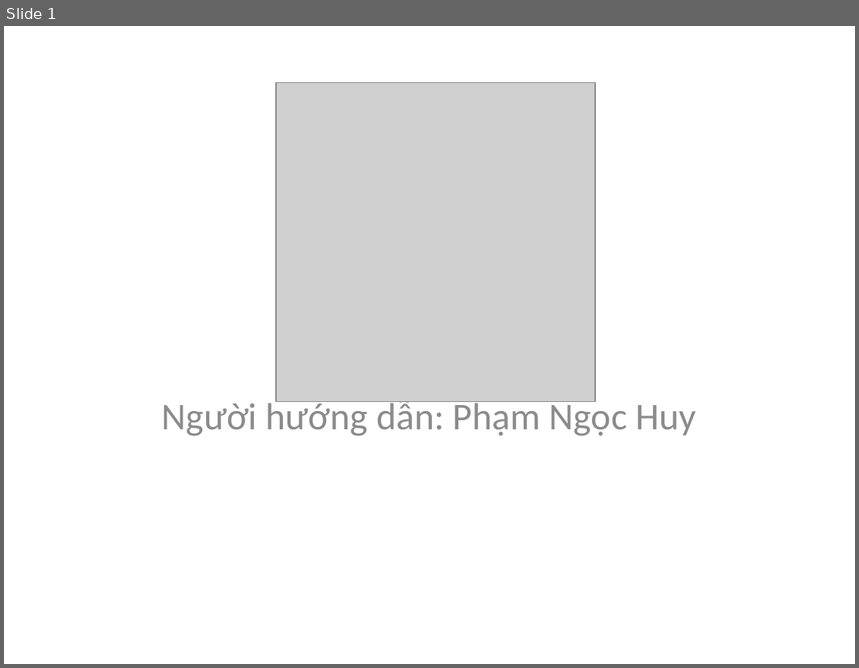
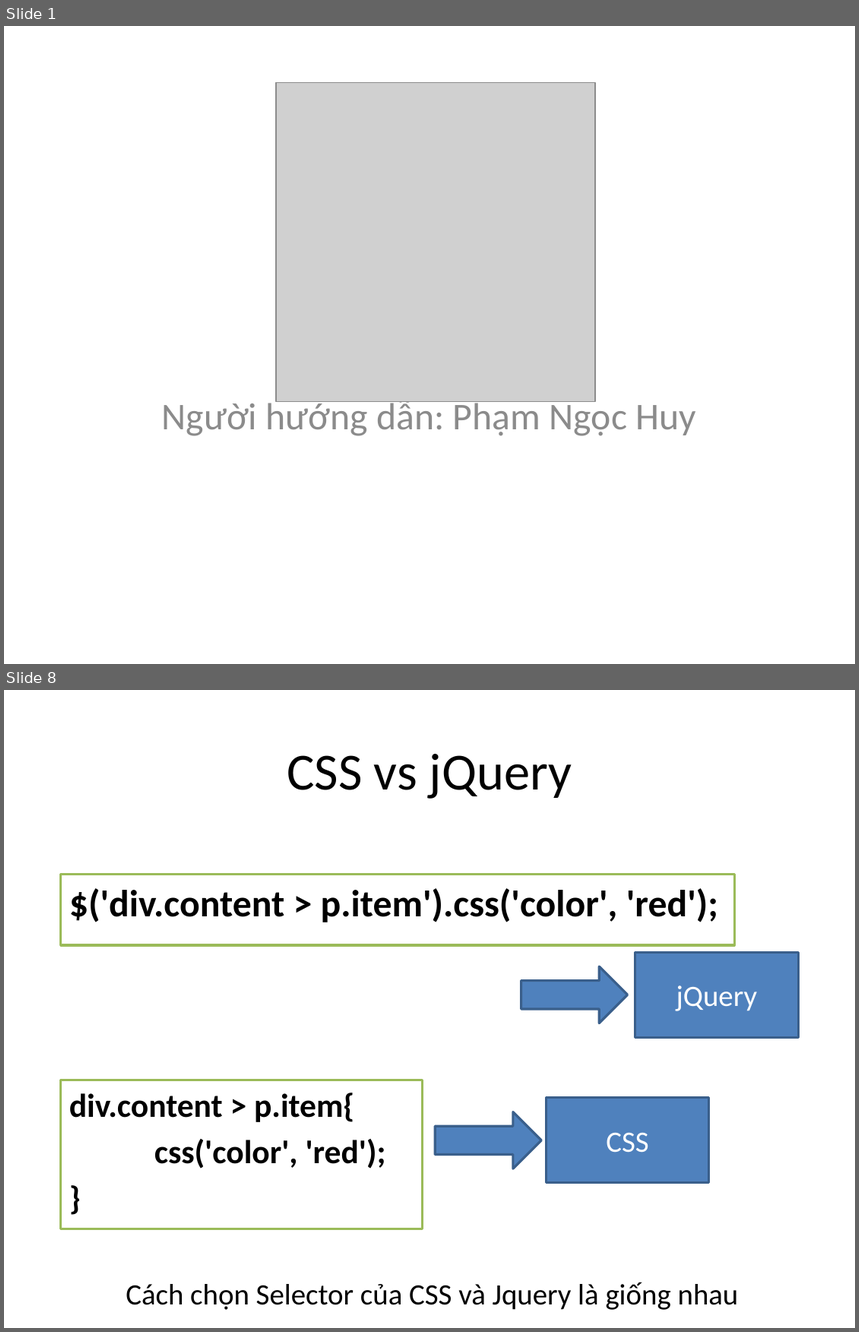
Before and after one commit to phithanh97cs/T3H, a slide deck: Front-end/5. jQuery vs JS/jQuery.pptx. Shown one above the other, each under a label of ours: slide 1 before the commit, slides 1 and 8 after it; the slides between them are not shown. The pictures are 859x668 and 859x1332 pixels, drawn with LibreOffice and Linux fonts; fonts in the diff are those of the drawing; grey boxes stand for pictures. Boxes give left, top, right and bottom in pixels: in the first picture for what was removed or moved away, otherwise in the second. Text is boxed around its words. In the diff, an @@ line names an element or a change of style, - is before the commit and + after.

```diff
--- a/Front-end/5. jQuery vs JS/jQuery.pptx
+++ b/Front-end/5. jQuery vs JS/jQuery.pptx
@@ slide 8 added at (x1=4, y1=690, x2=855, y2=1328), background #FFFFFF @@
@@ title added at (x1=287, y1=754, x2=572, y2=799), 44 pt, text #000000 @@
+CSS vs jQuery
@@ text added at (x1=61, y1=875, x2=735, y2=945), fill #FFFFFF, outline #9BBB59 2 pt, 32 pt, text #000000, bold @@
+  $('div.content > p.item').css('color', 'red');
@@ rectangle added at (x1=636, y1=952, x2=799, y2=1037), fill #4F81BD, outline #3A5F8C 2 pt, 25 pt, text #FFFFFF @@
+jQuery
@@ right arrow added at (x1=522, y1=967, x2=628, y2=1024), fill #4F81BD, outline #3A5F8C 2 pt @@
@@ rectangle added at (x1=61, y1=1080, x2=423, y2=1229), fill #FFFFFF, outline #9BBB59 2 pt, 28 pt, text #000000, bold @@
+  div.content > p.item{
+  css('color', 'red');
+  }
@@ rectangle added at (x1=546, y1=1097, x2=709, y2=1182), fill #4F81BD, outline #3A5F8C 2 pt, 25 pt, text #FFFFFF @@
+CSS
@@ right arrow added at (x1=435, y1=1113, x2=541, y2=1170), fill #4F81BD, outline #3A5F8C 2 pt @@
@@ text added at (x1=126, y1=1282, x2=739, y2=1310), 25 pt, text #000000 @@
+Cách chọn Selector của CSS và Jquery là giống nhau
```
Also in this commit, not shown: 2 slides changed, 17 other slides added, 5 other files.
